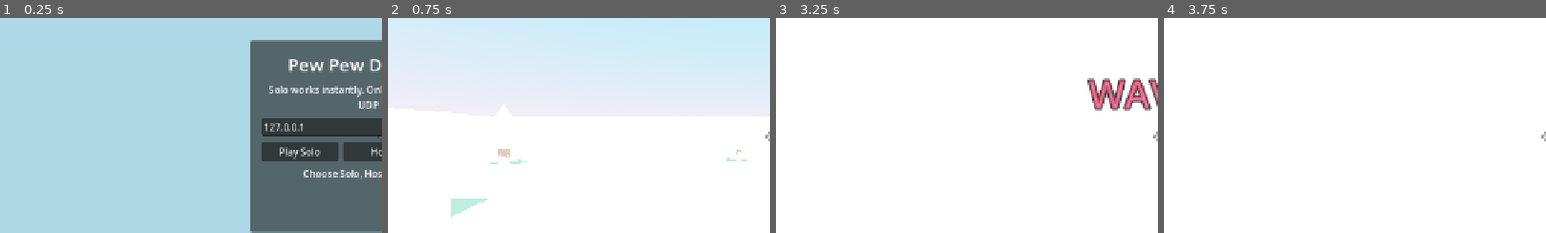
Above: before the commit, frames 1-4 (left to right).
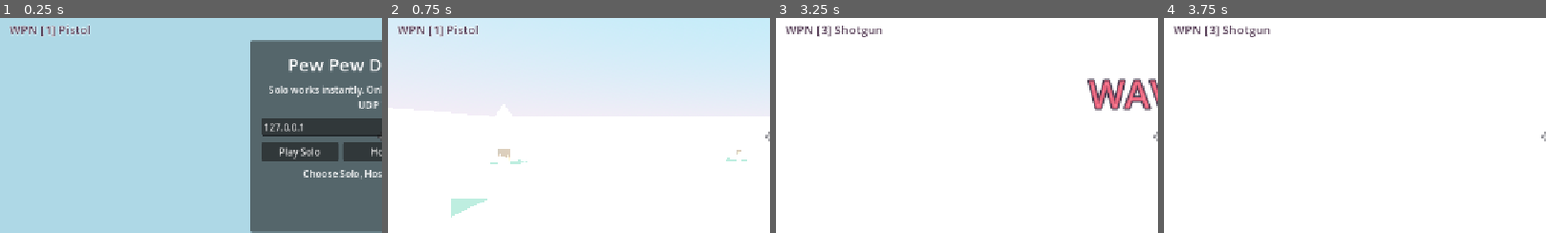
Above: after the commit, the same moments.

Repository: T0M13/Pew-Pew-Dead
Game: Godot game, scene res://scenes/main.tscn
Same seed, same stepped clock (60 frames per second), same inputs: the game is played once before the commit and once after it.
Inputs (mouse positions are % of the whole screen's width and height, from its top left):
- Up to frame 1 (0.25 s): no input
- Up to frame 2 (0.75 s): click "Play Solo" at 0.5 s
- Up to frame 3 (3.25 s): tap Enter at 1.25 s; move the mouse to (55, 50) at 1.27 s; press the mouse at (55, 50) at 1.28 s; hold W (move_forward) from 1.28 s (still down); tap Space (jump) at 1.52, 1.82, 2.27, 2.57 s; tap 1 at 1.55, 2.1 s; move the mouse to (45, 50) at 2.02 s; release the mouse at (45, 50) at 2.03 s; tap 2 at 2.3, 2.85 s; move the mouse to (52, 48) at 2.77 s; tap 3 at 3.05 s
- Up to frame 4 (3.75 s): keep holding W (move_forward); move the mouse to (49, 52) at 3.52 s; tap 3 at 3.6 s
The pictures show only the part of the screen within x 0-50%, y 22-72%; the shares and areas given below are measured in that part.

The runs differ from the first frame. In frame 1, 0.5% of the frame differs, in the area x 2-24%, y 3-9%; in frame 2, 0.5%; in frame 3, 0.6%, in the area x 2-28%, y 3-9%; in frame 4, 0.6%.

Commit message:
added roguelike stuff

Diff:
--- a/scenes/hud.tscn
+++ b/scenes/hud.tscn
@@ -50,6 +50,14 @@
 layout_mode = 2
 text = "STAM 100"
 theme_override_colors/font_color = Color(0.22, 0.32, 0.42, 1)
+theme_override_colors/font_outline_color = Color(1, 1, 1, 1)
+theme_override_constants/outline_size = 4
+theme_override_font_sizes/font_size = 20
+
+[node name="Weapon" type="Label" parent="Margin/VBox"]
+layout_mode = 2
+text = "WPN [1] Pistol"
+theme_override_colors/font_color = Color(0.32, 0.22, 0.32, 1)
 theme_override_colors/font_outline_color = Color(1, 1, 1, 1)
 theme_override_constants/outline_size = 4
 theme_override_font_sizes/font_size = 20
--- a/scripts/card_library.gd
+++ b/scripts/card_library.gd
@@ -81,6 +81,83 @@
 		"desc": "Melee cooldown -35% and melee force +40%.",
 		"color": Color(0.95, 0.22, 0.55),
 		"rarity": RARITY_RARE,
+	},
+	{
+		"id": &"through_and_through",
+		"name": "Through and Through",
+		"desc": "Bullets pierce one extra enemy.",
+		"color": Color(0.55, 1.0, 0.78),
+		"rarity": RARITY_COMMON,
+	},
+	{
+		"id": &"trickshot",
+		"name": "Trickshot",
+		"desc": "Bullets bounce one extra time off walls.",
+		"color": Color(0.85, 0.95, 0.55),
+		"rarity": RARITY_COMMON,
+	},
+	{
+		"id": &"spray_and_pray",
+		"name": "Spray and Pray",
+		"desc": "Rifle fires 30% faster.",
+		"color": Color(0.95, 0.65, 0.32),
+		"rarity": RARITY_COMMON,
+	},
+	{
+		"id": &"hand_cannon",
+		"name": "Hand Cannon",
+		"desc": "Pistol charges 25% faster, charged shots hit harder.",
+		"color": Color(1.0, 0.85, 0.45),
+		"rarity": RARITY_RARE,
+	},
+	{
+		"id": &"scattershot",
+		"name": "Scattershot",
+		"desc": "Shotgun fires +2 pellets.",
+		"color": Color(1.0, 0.55, 0.32),
+		"rarity": RARITY_RARE,
+	},
+	{
+		"id": &"choke",
+		"name": "Choke",
+		"desc": "Shotgun spread tightens 35%.",
+		"color": Color(0.62, 0.78, 1.0),
+		"rarity": RARITY_COMMON,
+	},
+	{
+		"id": &"focused_fire",
+		"name": "Focused Fire",
+		"desc": "Rifle accuracy improved and damage +20%.",
+		"color": Color(0.45, 0.85, 1.0),
+		"rarity": RARITY_RARE,
+	},
+	{
+		"id": &"crit_master",
+		"name": "Crit Master",
+		"desc": "+1 base damage and shotgun damage +25%.",
+		"color": Color(1.0, 0.42, 0.42),
+		"rarity": RARITY_RARE,
+	},
+	{
+		"id": &"stim_pack",
+		"name": "Stim Pack",
+		"desc": "Heal +50 HP and stamina +75.",
+		"color": Color(0.85, 0.95, 0.6),
+		"rarity": RARITY_COMMON,
+	},
+	{
+		"id": &"juggernaut",
+		"name": "Juggernaut",
+		"desc": "+50 max HP, -10% move speed.",
+		"color": Color(0.9, 0.6, 0.25),
+		"rarity": RARITY_LEGENDARY,
+	},
+	{
+		"id": &"speed_demon",
+		"name": "Speed Demon",
+		"desc": "Move speed +25%, stamina costs -25%.",
+		"color": Color(0.4, 1.0, 0.85),
+		"rarity": RARITY_LEGENDARY,
 	},
 ]
 
@@ -135,3 +212,38 @@
 		&"berserker":
 			player.melee_cooldown *= 0.65
 			player.melee_force *= 1.4
+		&"through_and_through":
+			player.projectile_pierce_bonus += 1
+		&"trickshot":
+			player.projectile_bounce_bonus += 1
+		&"spray_and_pray":
+			player.weapon_rifle_rpm *= 1.3
+		&"hand_cannon":
+			player.max_charge_time *= 0.75
+			player.damage_bonus += 1
+		&"scattershot":
+			player.weapon_shotgun_pellets += 2
+		&"choke":
+			player.weapon_shotgun_spread_deg *= 0.65
+		&"focused_fire":
+			player.weapon_rifle_spread_deg *= 0.5
+			player.weapon_rifle_damage_mult *= 1.2
+		&"crit_master":
+			player.damage_bonus += 1
+			player.weapon_shotgun_damage_mult *= 1.25
+		&"stim_pack":
+			player.health = mini(player.max_health, player.health + 50)
+			player.stamina = minf(player.stamina_max, player.stamina + 75.0)
+			player.health_changed.emit(player.health, player.max_health)
+			player.stamina_changed.emit(player.stamina, player.stamina_max)
+		&"juggernaut":
+			player.max_health += 50
+			player.health = mini(player.max_health, player.health + 50)
+			player.move_speed *= 0.9
+			player.health_changed.emit(player.health, player.max_health)
+		&"speed_demon":
+			var step: float = 1.25
+			player.move_speed *= step
+			player.air_speed_cap *= step
+			player.air_strafe_wishspeed *= step
+			player.stamina_per_jump *= 0.75
--- a/scripts/card_picker.gd
+++ b/scripts/card_picker.gd
@@ -6,18 +6,27 @@
 @onready var card_row: HBoxContainer = $Center/VBox/Cards
 @onready var status: Label = $Center/VBox/Status
 
+const INPUT_GRACE: float = 0.4
+
 var current_offer: Array = []
 var picked: bool = false
+var grace_timer: float = 0.0
 
 signal card_picked(card_id: StringName)
 
 func _ready() -> void:
 	visible = false
 	mouse_filter = Control.MOUSE_FILTER_STOP
+	set_process(false)
+
+func _process(delta: float) -> void:
+	if grace_timer > 0.0:
+		grace_timer = max(0.0, grace_timer - delta)
 
 func show_offer(card_ids: Array, wave_index: int) -> void:
 	current_offer = card_ids.duplicate()
 	picked = false
+	grace_timer = INPUT_GRACE
 	heading.text = "WAVE %d CLEARED" % wave_index
 	subheading.text = "Pick one card. Press 1 / 2 / 3 or click."
 	status.text = ""
@@ -29,6 +38,7 @@
 		var card_node := _build_card_panel(card_data, i)
 		card_row.add_child(card_node)
 	visible = true
+	set_process(true)
 
 func show_waiting(message: String) -> void:
 	subheading.text = ""
@@ -40,6 +50,8 @@
 func hide_picker() -> void:
 	visible = false
 	current_offer.clear()
+	grace_timer = 0.0
+	set_process(false)
 	_clear_cards()
 
 func _clear_cards() -> void:
@@ -104,6 +116,8 @@
 func _pick_index(index: int) -> void:
 	if picked or index < 0 or index >= current_offer.size():
 		return
+	if grace_timer > 0.0:
+		return
 	picked = true
 	for child in card_row.get_children():
 		if child is Button:
--- a/scripts/hud.gd
+++ b/scripts/hud.gd
@@ -4,6 +4,7 @@
 @onready var wave_label: Label = $Margin/VBox/Wave
 @onready var kills_label: Label = $Margin/VBox/Kills
 @onready var stamina_label: Label = $Margin/VBox/Stamina
+@onready var weapon_label: Label = $Margin/VBox/Weapon
 @onready var card_picker: Control = $CardPicker
 @onready var center_label: Label = $CenterMessage
 @onready var menu_panel: PanelContainer = $MenuPanel
@@ -72,6 +73,9 @@
 
 func set_stamina(value: float, max_value: float) -> void:
 	stamina_label.text = "STAM %d / %d" % [int(round(value)), int(round(max_value))]
+
+func set_weapon(index: int, weapon_name: String) -> void:
+	weapon_label.text = "WPN [%d] %s" % [index + 1, weapon_name]
 
 func set_wave(wave: int, total: int) -> void:
 	wave_label.text = "Wave %d  (%d zombies)" % [wave, total]
--- a/scripts/main.gd
+++ b/scripts/main.gd
@@ -174,9 +174,11 @@
 	if peer_id == _local_peer_id():
 		player.health_changed.connect(hud.set_health)
 		player.stamina_changed.connect(hud.set_stamina)
+		player.weapon_changed.connect(hud.set_weapon)
 		player.died.connect(_on_local_player_died)
 		hud.set_health(player.max_health, player.max_health)
 		hud.set_stamina(player.stamina_max, player.stamina_max)
+		hud.set_weapon(player.current_weapon, player.WEAPON_NAMES[player.current_weapon])
 
 @rpc("authority", "call_local", "reliable")
 func spawn_player(peer_id: int, spawn_index: int) -> void:
@@ -276,6 +278,9 @@
 	current_wave_number = wave_index
 	current_wave_total = total
 	hud.set_wave(wave_index, total)
+	if wave_index >= 5 and wave_index % 5 == 0:
+		hud.flash_message("BOSS INCOMING", 2.4)
+		hud.add_console_line("Boss wave %d." % wave_index)
 	if _is_server_authority() and multiplayer.has_multiplayer_peer():
 		sync_wave.rpc(wave_index, total)
 
@@ -373,6 +378,9 @@
 	card_phase_wave = wave_index
 	pending_card_offers.clear()
 	pending_card_picks.clear()
+	await get_tree().create_timer(0.9).timeout
+	if not card_phase_active:
+		return
 	for peer_id in player_nodes.keys():
 		var offer: Array = CardLibrary.random_offer(3)
 		pending_card_offers[peer_id] = offer
--- a/scripts/player.gd
+++ b/scripts/player.gd
@@ -28,6 +28,13 @@
 @export var stamina_min_to_jump: float = 14.0
 @export var projectile_scene: PackedScene
 @export var max_charge_time: float = 0.9
+@export var weapon_rifle_rpm: float = 7.5
+@export var weapon_rifle_damage_mult: float = 0.55
+@export var weapon_rifle_spread_deg: float = 1.6
+@export var weapon_shotgun_pellets: int = 5
+@export var weapon_shotgun_spread_deg: float = 7.0
+@export var weapon_shotgun_damage_mult: float = 0.6
+@export var weapon_shotgun_cooldown: float = 0.55
 @export var muzzle_smoke_scene: PackedScene = preload("res://scenes/muzzle_smoke.tscn")
 @export var pickup_heal_amount: int = 35
 @export var pickup_max_health_step: int = 20
@@ -36,7 +43,17 @@
 
 var damage_bonus: int = 0
 var projectile_speed_bonus: float = 0.0
+var projectile_pierce_bonus: int = 0
+var projectile_bounce_bonus: int = 0
 var lifesteal_per_kill: int = 0
+var current_weapon: int = 0
+var auto_firing: bool = false
+var auto_fire_timer: float = 0.0
+var shotgun_cooldown_timer: float = 0.0
+
+const WEAPON_NAMES: Array[String] = ["Pistol", "Rifle", "Shotgun"]
+
+signal weapon_changed(index: int, weapon_name: String)
 
 @onready var camera: Camera3D = $Head/Camera3D
 @onready var head: Node3D = $Head
@@ -127,19 +144,27 @@
 		if not mouse_captured:
 			_capture_mouse()
 		else:
-			_start_charging_shot()
-	elif event.is_action_released("shoot") and charging_shot:
-		_shoot(charge_time / max_charge_time)
+			_begin_fire()
+	elif event.is_action_released("shoot"):
+		_end_fire()
 	elif event.is_action_pressed("ui_unpause"):
 		_release_mouse()
+	elif event is InputEventKey and event.pressed and not event.echo:
+		match event.keycode:
+			KEY_1: _switch_weapon(0)
+			KEY_2: _switch_weapon(1)
+			KEY_3: _switch_weapon(2)
 
 func _physics_process(delta: float) -> void:
 	melee_timer = max(0.0, melee_timer - delta)
+	shotgun_cooldown_timer = max(0.0, shotgun_cooldown_timer - delta)
 	if dead:
 		return
 	if _is_locally_controlled():
 		if charging_shot:
 			_update_charge(delta)
+		if auto_firing and not input_blocked:
+			_tick_auto_fire(delta)
 		_run_local_movement(delta)
 		if multiplayer.has_multiplayer_peer():
 			sync_player_state.rpc(global_position, head.rotation.y, camera.rotation.x, velocity)
@@ -257,20 +282,93 @@
 	charging_shot = false
 	charge_level = clamp(charge_level, 0.0, 1.0)
 	var element = PROJECTILE_ELEMENTS[projectile_index % PROJECTILE_ELEMENTS.size()]
-	projectile_index += 1
 	var shot_color: Color = element.color
-	var shot_effect: StringName = element.name
 	_play_shot_feedback(shot_color, charge_level)
 	if projectile_scene == null:
 		push_warning("Player cannot shoot because no projectile scene is assigned.")
 		return
+	var fwd: Vector3 = -camera.global_transform.basis.z.normalized()
+	_spawn_projectile(fwd, charge_level, 1.0)
+	_spawn_muzzle_smoke(charge_level)
+
+func _spawn_projectile(direction: Vector3, charge_level: float, damage_mult: float) -> Node:
+	if projectile_scene == null:
+		return null
+	var element = PROJECTILE_ELEMENTS[projectile_index % PROJECTILE_ELEMENTS.size()]
+	projectile_index += 1
 	var projectile := projectile_scene.instantiate()
 	get_tree().current_scene.add_child(projectile)
-	projectile.configure(shot_color, shot_effect, charge_level, damage_bonus)
+	projectile.configure(element.color, element.name, charge_level, damage_bonus)
+	if damage_mult != 1.0 and "damage" in projectile:
+		projectile.damage = maxi(1, int(round(float(projectile.damage) * damage_mult)))
 	if projectile_speed_bonus > 0.0 and "speed" in projectile:
 		projectile.speed *= 1.0 + projectile_speed_bonus
-	projectile.launch(muzzle_flash.global_position, -camera.global_transform.basis.z.normalized())
-	_spawn_muzzle_smoke(charge_level)
+	if "pierces_remaining" in projectile:
+		projectile.pierces_remaining += projectile_pierce_bonus
+	if "bounces_remaining" in projectile:
+		projectile.bounces_remaining += projectile_bounce_bonus
+	projectile.launch(muzzle_flash.global_position, direction)
+	return projectile
+
+func _begin_fire() -> void:
+	match current_weapon:
+		0:
+			_start_charging_shot()
+		1:
+			auto_firing = true
+			auto_fire_timer = 0.0
+		2:
+			_fire_shotgun()
+
+func _end_fire() -> void:
+	if charging_shot and current_weapon == 0:
+		_shoot(charge_time / max_charge_time)
+	if auto_firing:
+		auto_firing = false
+
+func _tick_auto_fire(delta: float) -> void:
+	auto_fire_timer = max(0.0, auto_fire_timer - delta)
+	if auto_fire_timer > 0.0:
+		return
+	auto_fire_timer = 1.0 / max(0.1, weapon_rifle_rpm)
+	_fire_rifle_round()
+
+func _fire_rifle_round() -> void:
+	var element = PROJECTILE_ELEMENTS[projectile_index % PROJECTILE_ELEMENTS.size()]
+	_play_shot_feedback(element.color, 0.18)
+	var basis := camera.global_transform.basis
+	var dir: Vector3 = -basis.z.normalized()
+	var spread_rad := deg_to_rad(weapon_rifle_spread_deg)
+	dir = dir.rotated(Vector3.UP, randf_range(-spread_rad, spread_rad))
+	dir = dir.rotated(basis.x, randf_range(-spread_rad, spread_rad))
+	_spawn_projectile(dir.normalized(), 0.18, weapon_rifle_damage_mult)
+	_spawn_muzzle_smoke(0.18)
+
+func _fire_shotgun() -> void:
+	if shotgun_cooldown_timer > 0.0:
+		return
+	shotgun_cooldown_timer = weapon_shotgun_cooldown
+	var element = PROJECTILE_ELEMENTS[projectile_index % PROJECTILE_ELEMENTS.size()]
+	_play_shot_feedback(element.color, 0.5)
+	var basis := camera.global_transform.basis
+	var spread_rad := deg_to_rad(weapon_shotgun_spread_deg)
+	for i in weapon_shotgun_pellets:
+		var dir: Vector3 = -basis.z.normalized()
+		dir = dir.rotated(Vector3.UP, randf_range(-spread_rad, spread_rad))
+		dir = dir.rotated(basis.x, randf_range(-spread_rad, spread_rad))
+		_spawn_projectile(dir.normalized(), 0.3, weapon_shotgun_damage_mult)
+	_spawn_muzzle_smoke(0.55)
+
+func _switch_weapon(index: int) -> void:
+	if index < 0 or index >= WEAPON_NAMES.size():
+		return
+	if index == current_weapon:
+		return
+	if charging_shot:
+		_shoot(charge_time / max_charge_time)
+	auto_firing = false
+	current_weapon = index
+	weapon_changed.emit(index, WEAPON_NAMES[index])
 
 func _spawn_muzzle_smoke(charge_level: float) -> void:
 	if muzzle_smoke_scene == null:
--- a/scripts/wave_manager.gd
+++ b/scripts/wave_manager.gd
@@ -53,6 +53,9 @@
 	alive_count = 0
 	wave_started.emit(wave_index, to_spawn)
 	spawning = true
+	var boss_wave: bool = wave_index >= 5 and wave_index % 5 == 0
+	if boss_wave:
+		_spawn_boss(wave_index)
 	var interval: float = maxf(spawn_interval_min, spawn_interval - spawn_interval_decay * float(wave_index - 1))
 	while running and spawned_count < to_spawn:
 		_spawn_one(wave_index)
@@ -95,13 +98,41 @@
 			return &"spitter"
 		return &"walker"
 	# wave 4+: progressive mix, capped
-	var spitter_chance: float = clampf(0.10 + 0.03 * float(wave_index - 4), 0.10, 0.28)
-	var runner_chance: float = clampf(0.22 + 0.03 * float(wave_index - 4), 0.22, 0.42)
-	if roll < spitter_chance:
+	var brute_chance: float = clampf(0.04 + 0.025 * float(wave_index - 4), 0.0, 0.18)
+	var exploder_chance: float = clampf(0.05 + 0.025 * float(wave_index - 4), 0.0, 0.20)
+	var spitter_chance: float = clampf(0.10 + 0.03 * float(wave_index - 4), 0.10, 0.26)
+	var runner_chance: float = clampf(0.22 + 0.03 * float(wave_index - 4), 0.22, 0.40)
+	var c1: float = brute_chance
+	var c2: float = c1 + exploder_chance
+	var c3: float = c2 + spitter_chance
+	var c4: float = c3 + runner_chance
+	if roll < c1:
+		return &"brute"
+	if roll < c2:
+		return &"exploder"
+	if roll < c3:
 		return &"spitter"
-	if roll < spitter_chance + runner_chance:
+	if roll < c4:
 		return &"runner"
 	return &"walker"
+
+func _spawn_boss(wave_index: int) -> void:
+	if zombie_scene == null or spawn_points.is_empty():
+		return
+	var sp_path: NodePath = spawn_points.pick_random()
+	var sp := get_node_or_null(sp_path)
+	var parent := get_node_or_null(spawn_parent_path)
+	if sp == null or parent == null:
+		return
+	var z = zombie_scene.instantiate()
+	z.variant = &"boss"
+	parent.add_child(z)
+	z.global_position = sp.global_position
+	z.died.connect(_on_zombie_died)
+	if z.has_method("apply_wave_scaling"):
+		z.apply_wave_scaling(wave_index)
+	alive_count += 1
+	zombie_spawned.emit(z)
 
 func _on_zombie_died(zombie) -> void:
 	alive_count -= 1
--- a/scripts/zombie.gd
+++ b/scripts/zombie.gd
@@ -72,6 +72,18 @@
 			max_health = 2 + tier
 			move_speed = 1.9 * multiplier
 			crawl_speed = 1.0 * multiplier
+		&"brute":
+			max_health = 8 + tier * 2
+			move_speed = 1.7 * multiplier
+			crawl_speed = 0.9 * multiplier
+		&"exploder":
+			max_health = 1 + tier / 2
+			move_speed = 4.2 * multiplier
+			crawl_speed = 2.2 * multiplier
+		&"boss":
+			max_health = 30 + tier * 8
+			move_speed = 2.0 * multiplier
+			crawl_speed = 1.1 * multiplier
 		_:
 			max_health = 2 + tier
 			move_speed = 2.6 * multiplier
@@ -114,6 +126,30 @@
 			attack_windup = 0.55
 			mesh_root.scale = Vector3(1.05, 1.05, 1.05)
 			_tint_meshes(Color(0.78, 0.55, 1.0), Color(0.45, 0.3, 0.62))
+		&"brute":
+			move_speed = 1.7
+			max_health = 8
+			damage = 24
+			attack_cooldown = 1.2
+			attack_windup = 0.7
+			mesh_root.scale = Vector3(1.55, 1.55, 1.55)
+			_tint_meshes(Color(0.45, 0.55, 0.4), Color(0.25, 0.32, 0.22))
+		&"exploder":
+			move_speed = 4.2
+			max_health = 1
+			damage = 0
+			attack_cooldown = 0.8
+			attack_windup = 0.25
+			mesh_root.scale = Vector3(0.9, 0.9, 0.9)
+			_tint_meshes(Color(1.0, 0.7, 0.25), Color(0.65, 0.4, 0.1))
+		&"boss":
+			move_speed = 2.0
+			max_health = 30
+			damage = 30
+			attack_cooldown = 1.4
+			attack_windup = 0.85
+			mesh_root.scale = Vector3(2.2, 2.2, 2.2)
+			_tint_meshes(Color(0.85, 0.2, 0.32), Color(0.45, 0.1, 0.18))
 		_:
 			pass
 
@@ -498,6 +534,8 @@
 	_disable_all_hitboxes()
 	died.emit(self)
 	_flash_hit_light(3.8, Color(1.0, 0.8, 0.45), 0.34)
+	if variant == &"exploder":
+		_trigger_exploder_blast()
 	_explode_into_gibs()
 	var t := create_tween()
 	t.set_parallel(true)
@@ -505,6 +543,22 @@
 	t.tween_property(mesh_root, "rotation", mesh_root.rotation + Vector3(0, PI, 0), 0.45)
 	await t.finished
 	queue_free()
+
+func _trigger_exploder_blast() -> void:
+	var blast_radius: float = 4.0
+	var blast_damage: int = 25
+	hit_light.light_color = Color(1.0, 0.55, 0.18)
+	hit_light.light_energy = 8.5
+	for player in get_tree().get_nodes_in_group("player"):
+		if not is_instance_valid(player) or player.dead:
+			continue
+		var dist: float = player.global_position.distance_to(global_position)
+		if dist > blast_radius:
+			continue
+		var falloff: float = 1.0 - clampf(dist / blast_radius, 0.0, 1.0)
+		var dmg: int = maxi(1, int(round(float(blast_damage) * (0.5 + 0.5 * falloff))))
+		if player.has_method("take_damage"):
+			player.take_damage(dmg)
 
 func _explode_into_gibs() -> void:
 	var dir := Vector3(randf_range(-0.4, 0.4), 0.0, randf_range(-0.4, 0.4))
Not shown, changed: CLAUDE.md
